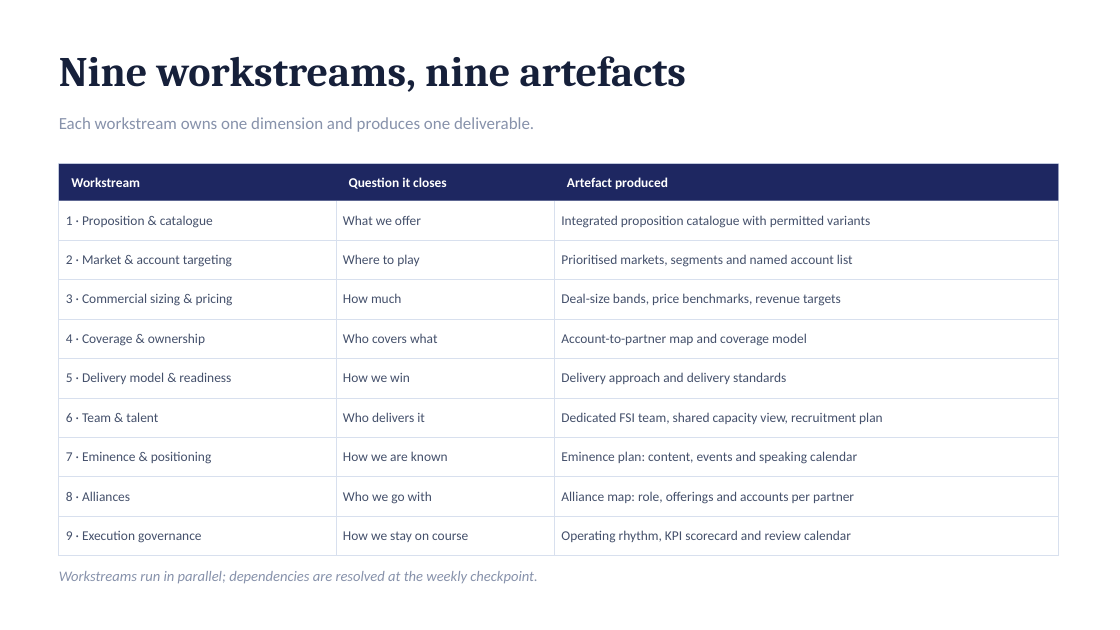
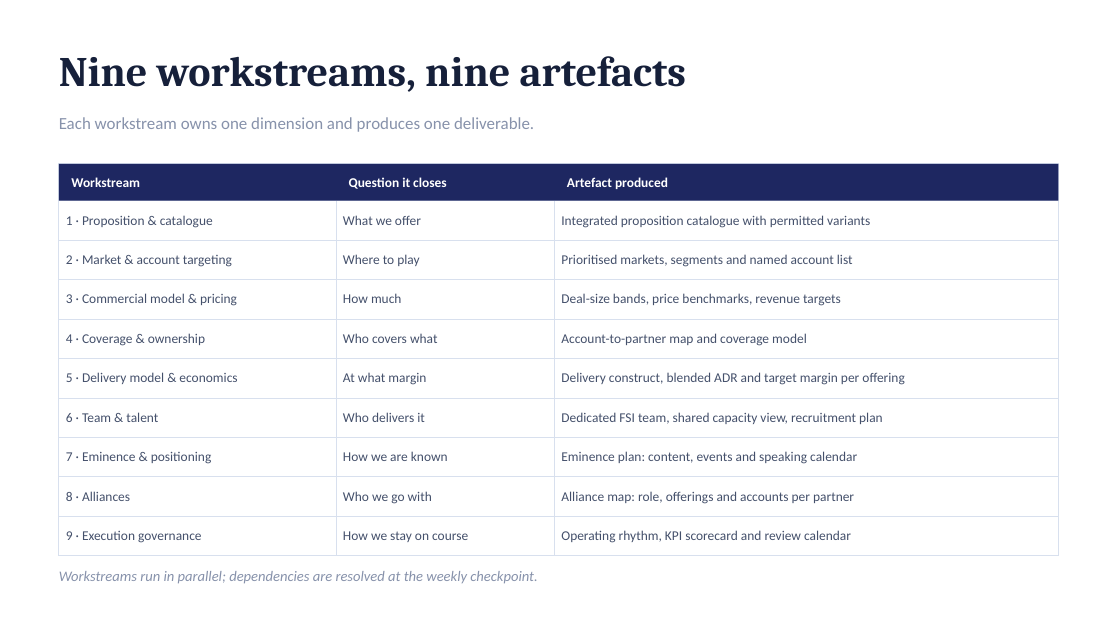
Before and after one commit to dhajjar-cyber/bae, a slide deck: slide 7 of FSI strategy/EAIND-FSI-Strategy-Development-Plan.pptx. Drawn at 1120x630 pixels with LibreOffice and Linux fonts; fonts in the diff are those of the drawing. Boxes give left, top, right and bottom in pixels: in the first picture for what was removed or moved away, otherwise in the second. Text is boxed around its words. In the diff, an @@ line names an element or a change of style, - is before the commit and + after.

```diff
--- a/FSI strategy/EAIND-FSI-Strategy-Development-Plan.pptx
+++ b/FSI strategy/EAIND-FSI-Strategy-Development-Plan.pptx
@@ table at (59,164,1059,547) @@
-row 4, column 1: 3 · Commercial sizing & pricing
+row 4, column 1: 3 · Commercial model & pricing
-row 6: 5 · Delivery model & readiness | How we win | Delivery approach and delivery standards
+row 6: 5 · Delivery model & economics | At what margin | Delivery construct, blended ADR and target margin per offering
```
Also in this commit, not shown: 4 other slides changed, 2 slides added, 2 other files.
